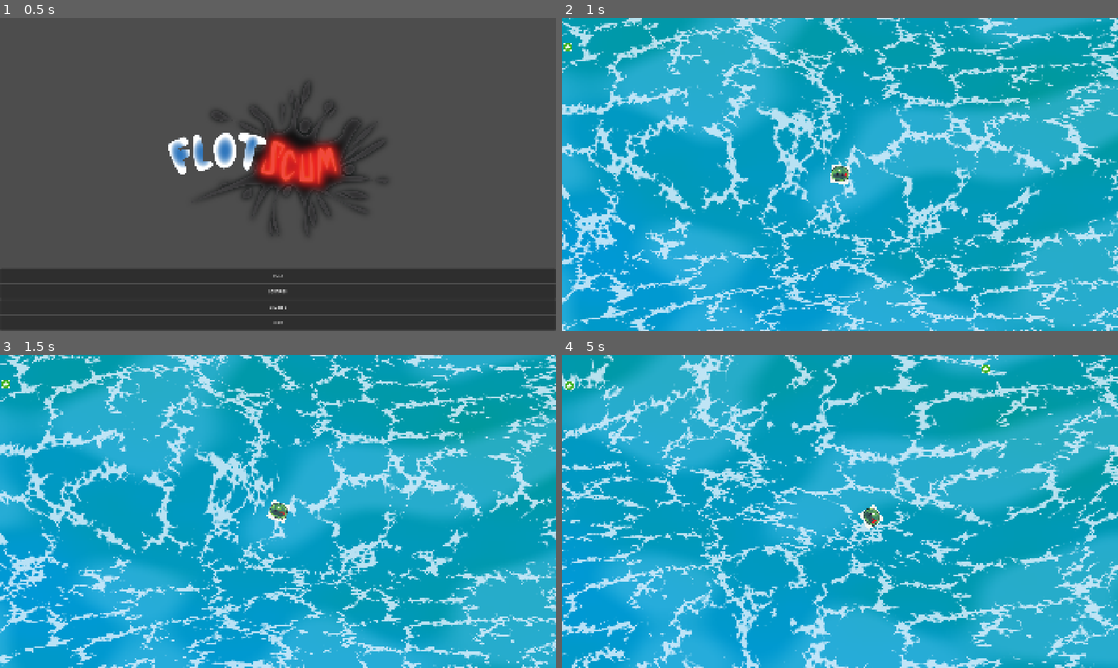
Above: before the commit, frames 1-4 (two rows, left to right).
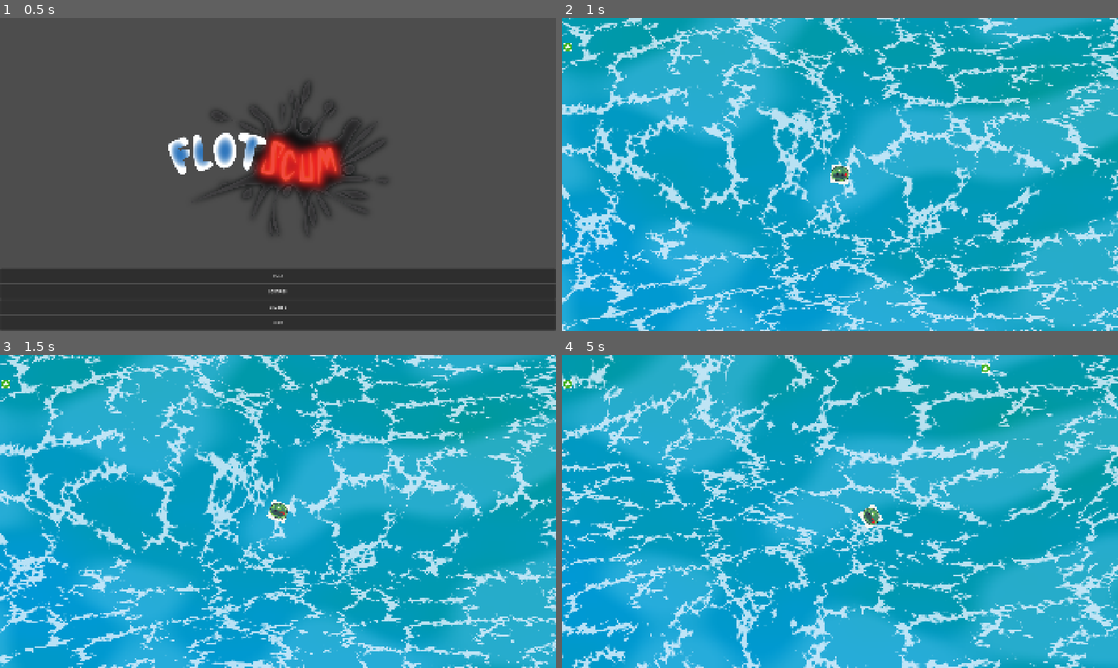
Above: after the commit, the same moments.

Repository: Of-Machines-and-Men/flotscum
Game: Godot game, scene res://scenes/levels/UI/main_menu.tscn
The game is run twice, just before and just after one commit, with the same random seed, the same clock (stepped at 60 frames per second) and the same inputs.
Inputs (mouse positions are in pixels of both pictures, inside the frame that each line leads up to):
- Up to frame 1 (0.5 s): no input
- Up to frame 2 (1 s): click "PLAY" at 0.5 s
- Up to frame 3 (1.5 s): move the mouse to (400, 495) at 1.27 s; hold D (moveright) from 1.28 s (still down)
- Up to frame 4 (5 s): move the mouse to (728, 527) at 2.02 s; release D (moveright) at 2.03 s; hold S (movedown) 2.03-2.78 s; move the mouse to (895, 442) at 2.77 s; hold D (moveright) 2.78-3.53 s; move the mouse to (812, 574) at 3.52 s; hold W (moveup) 3.53-4.28 s; move the mouse to (1006, 558) at 4.27 s; hold A (moveleft) from 4.28 s (still down)

Frame 1 is identical in both runs. In frame 2, 0.1% of the frame differs, in the area x 3-100%, y 3-100%; in frame 3, 0.9%; in frame 4, 13%, in the area x 0-100%, y 0-100%.

Commit message:
WIP behaviours

Diff:
--- a/scenes/entities/base/entity.gd
+++ b/scenes/entities/base/entity.gd
@@ -4,36 +4,59 @@
 @export var entity_sprite: Sprite2D
 @export var collider: CollisionShape2D
 @export var impact_zone: Area2D
-@export var impact_collider: CollisionShape2D
+@export var perception_zone: Area2D
+@export var base_min_range: float = 0.0
+@export var base_max_range: float = 0.0
+
+@export var faction: Faction
+@export var abilities: Array[Ability] = []
+@export var default_stance: Enums.Stance = Enums.Stance.PASSIVE
+@export var default_behaviour: Ability
 
 @export var absorber_priority: int = 0
 @export var can_be_absorbed: bool = true
 
+@export var decision_interval: float = 1.0
+
+var _perceived_predators: Array[Entity] = []
+var _perceived_prey: Array[Entity] = []
+
+var _current_stance: Enums.Stance = default_stance
+
+var _decision_timer: float = decision_interval
+var _current_behaviour: Ability
+
 var is_attached: bool = false
 
-# Called when the node enters the scene tree for the first time.
 func _ready() -> void:
 	add_to_group("entities")
 	gravity_scale = 0.0
 	if impact_zone:
 		impact_zone.body_entered.connect(_on_absorption_zone_overlap)
 
-func _physics_process(_delta: float) -> void:
+func _physics_process(delta: float) -> void:
 	if is_attached:
 		return
-	_apply_current_force()
+	_decision_timer -= delta
+	if _decision_timer <= 0.0:
+		trigger_decision("decision time reached")
+	act(delta)
 
-func _apply_current_force() -> void:
-	var current_direction = _get_ocean_current_direction()
-	var current_strength = _get_ocean_current_strength()
-	var current_influence = 1.0 / mass
-	apply_central_force(current_direction * current_strength * current_influence)
+func _reset_decision_timer() -> void:
+	_decision_timer = decision_interval
 
-func _get_ocean_current_direction() -> Vector2:
-	return OceanCurrentManager.get_current_direction_at_location(global_position)
+func _on_perception_zone_entered(perceived: Node) -> void:
+	if not perceived is Entity:
+		return
+	if perceived.faction in faction.predator_factions:
+		_perceived_predators.append(perceived)
+	if perceived.faction in faction.prey_factions:
+		_perceived_prey.append(perceived)
+	trigger_decision("perception_completed")
 
-func _get_ocean_current_strength() -> float:
-	return OceanCurrentManager.get_current_strength_at_location(global_position)
+func _on_perception_zone_exited(unperceived: Node) -> void:
+	_perceived_predators.erase(unperceived)
+	_perceived_prey.erase(unperceived)
 
 func _on_absorption_zone_overlap(overlapped: Node) -> void:
 	if not impact_zone or overlapped == self:
@@ -55,3 +78,57 @@
 func on_impact(impacted_entity: Entity) -> void:
 	if not is_attached:
 		_on_absorbed(impacted_entity)
+
+func _set_behaviour(behaviour: Ability) -> void:
+	if _current_behaviour:
+		_current_behaviour.on_deactivated(self)
+	if behaviour:
+		behaviour.on_activated(self)
+		_current_behaviour = behaviour
+
+func trigger_decision(_reason: String) -> void:
+	perceive()
+	think()
+	_reset_decision_timer()
+
+func get_min_range() -> float:
+	return base_min_range
+
+func get_max_range() -> float:
+	return base_max_range
+
+func perceive() -> void:
+	# primarily handled by the zone overlaps, but can be overridden
+	pass
+
+func think() -> void:
+	if (_current_stance == Enums.Stance.AGGRESSIVE) && _perceived_prey.size() > 0:
+		_set_behaviour(_get_most_aggressive_ability())
+	elif _perceived_predators.size() > 0:
+		_set_behaviour(_get_least_aggressive_ability())
+	else:
+		_set_behaviour(default_behaviour)
+
+func get_closest_predator():
+	pass
+
+func get_closest_prey():
+	pass
+
+func _get_most_aggressive_ability():
+	var best_match: Ability = null
+	for ability in abilities:
+		if not best_match or ability.aggression > best_match.aggression:
+			best_match = ability
+	return best_match if best_match else default_behaviour
+
+func _get_least_aggressive_ability():
+	var best_match: Ability = null
+	for ability in abilities:
+		if not best_match or ability.aggression > best_match.aggression:
+			best_match = ability
+	return best_match if best_match else default_behaviour
+
+func act(delta: float) -> void:
+	if _current_behaviour:
+		_current_behaviour.act(self, delta)
--- a/scenes/entities/collectible/collectible.gd
+++ b/scenes/entities/collectible/collectible.gd
@@ -1,8 +1,5 @@
 class_name Collectible
 extends Entity
-
-@export var drift_force: float = 5.0
-@export var drift_interval: float = 2.0
 
 # Called when the node enters the scene tree for the first time.
 func _ready() -> void:
--- a/scenes/entities/collectible/structural/StructuralCollectible.tscn
+++ b/scenes/entities/collectible/structural/StructuralCollectible.tscn
@@ -9,12 +9,11 @@
 [sub_resource type="CircleShape2D" id="CircleShape2D_k8dyh"]
 radius = 16.0
 
-[node name="StructuralCollectible" type="RigidBody2D" unique_id=262448205 node_paths=PackedStringArray("entity_sprite", "collider", "impact_zone", "impact_collider")]
+[node name="StructuralCollectible" type="RigidBody2D" unique_id=262448205 node_paths=PackedStringArray("entity_sprite", "collider", "impact_zone")]
 script = ExtResource("1_3xq35")
 entity_sprite = NodePath("Sprite2D")
 collider = NodePath("Collider")
 impact_zone = NodePath("ImpactZone")
-impact_collider = NodePath("ImpactZone/ImpactCollider")
 metadata/_custom_type_script = "uid://cvoit73i6hn7e"
 
 [node name="Collider" type="CollisionShape2D" parent="." unique_id=1582658112]
--- a/scenes/entities/enemy/enemy.gd
+++ b/scenes/entities/enemy/enemy.gd
@@ -1,27 +1,9 @@
 class_name Enemy
 extends Entity
-
-@export var move_force: float = 50.0
-@export var detection_radius: float = 200.0
-
-var _target: Node2D = null
-
-func find_target() -> void:
-	_target = get_tree().get_first_node_in_group("player")
 
 # Called when the node enters the scene tree for the first time.
 func _ready() -> void:
 	super._ready()
-	find_target()
 
 func _physics_process(delta: float) -> void:
 	super._physics_process(delta)
-	if is_attached:
-		return
-	if not _target:
-		find_target()
-		return
-	var distance = global_position.distance_to(_target.global_position)
-	var direction = global_position.direction_to(_target.global_position)
-	if distance < detection_radius:
-		apply_central_force(direction * move_force)
--- a/scenes/entities/enemy/rammer/rammer.gd
+++ b/scenes/entities/enemy/rammer/rammer.gd
@@ -4,4 +4,3 @@
 # Called when the node enters the scene tree for the first time.
 func _ready() -> void:
 	super._ready()
-	pass
--- /dev/null
+++ b/scripts/gameplay/abilities/ability.gd
@@ -0,0 +1,14 @@
+class_name Ability
+extends Resource
+
+@export var engine_force: float = 100.0
+@export var aggression: float = 0
+
+func on_activated(_caller: Entity) -> void:
+	pass
+
+func on_deactivated(_caller: Entity) -> void:
+	pass
+
+func act(_caller: Entity, _delta: float) -> void:
+	pass
--- /dev/null
+++ b/scripts/gameplay/abilities/drift/drift_ability.gd
@@ -0,0 +1,17 @@
+class_name DriftAbility
+extends Ability
+
+func act(caller: Entity, _delta: float):
+	_apply_current_force(caller)
+
+func _apply_current_force(target: Entity) -> void:
+	var current_direction = _get_ocean_current_direction(target)
+	var current_strength = _get_ocean_current_strength(target)
+	var current_influence = 1.0 / target.mass
+	target.apply_central_force(current_direction * current_strength * current_influence)
+
+func _get_ocean_current_direction(target: Entity) -> Vector2:
+	return OceanCurrentManager.get_current_direction_at_location(target.global_position)
+
+func _get_ocean_current_strength(target: Entity) -> float:
+	return OceanCurrentManager.get_current_strength_at_location(target.global_position)
--- /dev/null
+++ b/scripts/gameplay/abilities/drift/drift_ability.tres
@@ -0,0 +1,8 @@
+[gd_resource type="Resource" script_class="DriftAbility" format=3 uid="uid://bnakuscm2g67m"]
+
+[ext_resource type="Script" uid="uid://d12eyvoswutn1" path="res://scripts/gameplay/abilities/drift/drift_ability.gd" id="1_ogg2u"]
+
+[resource]
+resource_local_to_scene = true
+script = ExtResource("1_ogg2u")
+metadata/_custom_type_script = "uid://d3fo5tn0n6ld"
--- /dev/null
+++ b/scripts/gameplay/abilities/hold_distance/hold_distance_ability.gd
@@ -0,0 +1,5 @@
+class_name HoldDistanceAbility
+extends DriftAbility
+
+func act(caller: Entity, delta: float) -> void:
+	super.act(caller, delta)
--- /dev/null
+++ b/scripts/gameplay/abilities/hold_distance/hold_distance_ability.tres
@@ -0,0 +1,8 @@
+[gd_resource type="Resource" format=3 uid="uid://bthxta3xisrxa"]
+
+[ext_resource type="Script" uid="uid://d0jn3alem50cn" path="res://scripts/gameplay/abilities/hold_distance/hold_distance_ability.gd" id="1_53713"]
+
+[resource]
+resource_local_to_scene = true
+script = ExtResource("1_53713")
+metadata/_custom_type_script = "uid://d3fo5tn0n6ld"
--- /dev/null
+++ b/scripts/gameplay/abilities/orbit/orbit_ability.gd
@@ -0,0 +1 @@
+extends DriftAbility
--- /dev/null
+++ b/scripts/gameplay/abilities/orbit/orbit_ability.tres
@@ -0,0 +1,8 @@
+[gd_resource type="Resource" format=3 uid="uid://cvb8mh3cgv8pt"]
+
+[ext_resource type="Script" uid="uid://dlk0ayfkgc8tb" path="res://scripts/gameplay/abilities/orbit/orbit_ability.gd" id="1_s4yfn"]
+
+[resource]
+resource_local_to_scene = true
+script = ExtResource("1_s4yfn")
+metadata/_custom_type_script = "uid://d3fo5tn0n6ld"
--- /dev/null
+++ b/scripts/gameplay/abilities/ram/ram_ability.gd
@@ -0,0 +1,17 @@
+class_name RamAbility
+extends DriftAbility
+
+@export var ram_force: float = 500.0
+
+func act(caller: Entity, delta: float) -> void:
+	super.act(caller, delta)
+	var prey = caller.get_closest_prey()
+	if not prey:
+		caller.trigger_decision("target lost")
+		return
+	var distance = caller.global_position.distance_to(prey.global_position)
+	var direction = caller.global_position.direction_to(prey.global_position)
+	if distance > caller.get_max_range():
+		caller.apply_central_force(direction * engine_force * caller.mass)
+	else:
+		caller.apply_central_force(direction * ram_force * caller.mass)
--- /dev/null
+++ b/scripts/gameplay/abilities/ram/ram_ability.tres
@@ -0,0 +1,8 @@
+[gd_resource type="Resource" format=3 uid="uid://cqg2pd3a3x6lf"]
+
+[ext_resource type="Script" uid="uid://dqfu66lggac2x" path="res://scripts/gameplay/abilities/ram/ram_ability.gd" id="1_ae2ky"]
+
+[resource]
+resource_local_to_scene = true
+script = ExtResource("1_ae2ky")
+metadata/_custom_type_script = "uid://d3fo5tn0n6ld"
--- /dev/null
+++ b/scripts/gameplay/abilities/wander/wander_ability.gd
@@ -0,0 +1,16 @@
+class_name WanderAbility
+extends DriftAbility
+
+@export var wander_change_interval: float = 3.0
+
+var _wander_direction: Vector2 = Vector2.ZERO
+var _wander_timer: float = wander_change_interval
+
+func act(caller: Entity, delta: float) -> void:
+	super.act(caller, delta)
+	var wander_force = engine_force * caller.mass
+	_wander_timer -= delta
+	if _wander_timer <= 0.0:
+		_wander_direction = Vector2(randf_range(-1, 1), randf_range(-1, 1)).normalized()
+		_wander_timer = wander_change_interval
+	caller.apply_central_force(_wander_direction * wander_force)
--- /dev/null
+++ b/scripts/gameplay/abilities/wander/wander_ability.tres
@@ -0,0 +1,8 @@
+[gd_resource type="Resource" format=3 uid="uid://0sw4ad3bboec"]
+
+[ext_resource type="Script" uid="uid://bjfgy0dqul657" path="res://scripts/gameplay/abilities/wander/wander_ability.gd" id="1_5lgcq"]
+
+[resource]
+resource_local_to_scene = true
+script = ExtResource("1_5lgcq")
+metadata/_custom_type_script = "uid://d3fo5tn0n6ld"
--- /dev/null
+++ b/scripts/gameplay/enums.gd
@@ -0,0 +1,4 @@
+class_name Enums
+extends Node
+
+enum Stance { AGGRESSIVE, PASSIVE, EVASIVE }
--- /dev/null
+++ b/scripts/gameplay/factions/enemy_faction.tres
@@ -0,0 +1,11 @@
+[gd_resource type="Resource" script_class="Faction" format=3 uid="uid://m0gquprvac3y"]
+
+[ext_resource type="Script" uid="uid://c1evpusbutkql" path="res://scripts/gameplay/factions/faction.gd" id="1_n1bbg"]
+[ext_resource type="Resource" uid="uid://dskv7m6iblw4d" path="res://scripts/gameplay/factions/player_faction.tres" id="2_pmo8e"]
+
+[resource]
+script = ExtResource("1_n1bbg")
+faction_name = "enemy"
+predator_factions = Array[ExtResource("1_n1bbg")]([ExtResource("2_pmo8e")])
+prey_factions = Array[ExtResource("1_n1bbg")]([ExtResource("2_pmo8e")])
+metadata/_custom_type_script = "uid://c1evpusbutkql"
--- /dev/null
+++ b/scripts/gameplay/factions/faction.gd
@@ -0,0 +1,6 @@
+class_name Faction
+extends Resource
+
+@export var faction_name: String = ""
+@export var predator_factions: Array[Faction] = []
+@export var prey_factions: Array[Faction] = []
--- /dev/null
+++ b/scripts/gameplay/factions/neutral_faction.tres
@@ -0,0 +1,11 @@
+[gd_resource type="Resource" script_class="Faction" format=3 uid="uid://snpp4qgjueqg"]
+
+[ext_resource type="Script" uid="uid://c1evpusbutkql" path="res://scripts/gameplay/factions/faction.gd" id="1_emdb4"]
+[ext_resource type="Resource" uid="uid://dskv7m6iblw4d" path="res://scripts/gameplay/factions/player_faction.tres" id="2_uhpf5"]
+[ext_resource type="Resource" uid="uid://m0gquprvac3y" path="res://scripts/gameplay/factions/enemy_faction.tres" id="3_2grba"]
+
+[resource]
+script = ExtResource("1_emdb4")
+faction_name = "neutral"
+predator_factions = Array[ExtResource("1_emdb4")]([ExtResource("2_uhpf5"), ExtResource("3_2grba")])
+metadata/_custom_type_script = "uid://c1evpusbutkql"
--- /dev/null
+++ b/scripts/gameplay/factions/player_faction.tres
@@ -0,0 +1,11 @@
+[gd_resource type="Resource" script_class="Faction" format=3 uid="uid://dskv7m6iblw4d"]
+
+[ext_resource type="Script" uid="uid://c1evpusbutkql" path="res://scripts/gameplay/factions/faction.gd" id="1_se77d"]
+[ext_resource type="Resource" uid="uid://m0gquprvac3y" path="res://scripts/gameplay/factions/enemy_faction.tres" id="2_gg8xg"]
+
+[resource]
+script = ExtResource("1_se77d")
+faction_name = "player"
+predator_factions = Array[ExtResource("1_se77d")]([ExtResource("2_gg8xg")])
+prey_factions = Array[ExtResource("1_se77d")]([ExtResource("2_gg8xg")])
+metadata/_custom_type_script = "uid://c1evpusbutkql"
Not shown, added: scripts/gameplay/abilities/ability.gd.uid
Not shown, added: scripts/gameplay/abilities/drift/drift_ability.gd.uid
Not shown, added: scripts/gameplay/abilities/hold_distance/hold_distance_ability.gd.uid
Not shown, added: scripts/gameplay/abilities/orbit/orbit_ability.gd.uid
Not shown, added: scripts/gameplay/abilities/ram/ram_ability.gd.uid
Not shown, added: scripts/gameplay/abilities/wander/wander_ability.gd.uid
Not shown, added: scripts/gameplay/enums.gd.uid
Not shown, added: scripts/gameplay/factions/faction.gd.uid
